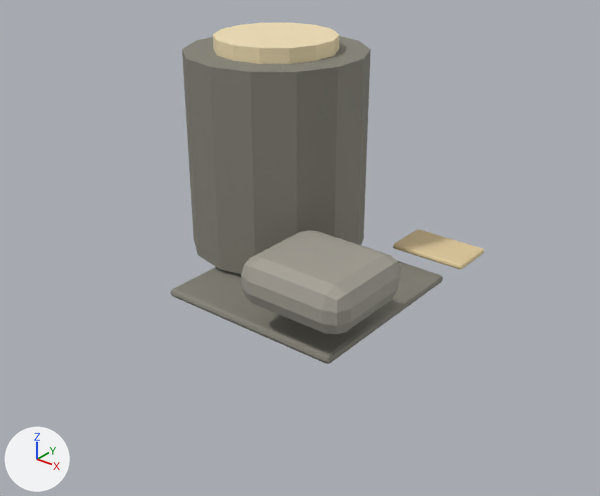
What one commit did to the glTF model game/assets/models/com_refinery.glb.
Rendered twice from a 50 mm camera at (2.18, -2.8, 1.96) aimed at (0.05, -0.13, 0.31). Lighting does not change. The marker at lower left points along +X, +Y and +Z. The picture after the commit comes second. Vertices at exactly the same position are counted once.

Script lines for the objects in view, before the commit:
```python
me_cube_037 = bpy.data.meshes.new('Cube.037')
me_cube_037.from_pydata(...)  # 204 vertices, 388 faces; spans x -0.839..0.575, y -0.55..0.745, z 0.02..1.15
# faces by material slot: [144, 108, 52, 84]
me_cube_037.materials.append(mat_olived_0_0)  # grey #89867c
me_cube_037.materials.append(mat_olive_0_0)  # grey #a8a499
me_cube_037.materials.append(mat_fhi_0_0)  # beige #f6e5bc
me_cube_037.materials.append(mat_ferrite_0_0)  # beige #e6d0a2
ob_com_refinery = bpy.data.objects.new('com_refinery', me_cube_037)
ob_com_refinery.location = (0.0, 0.0, 0.0)
```
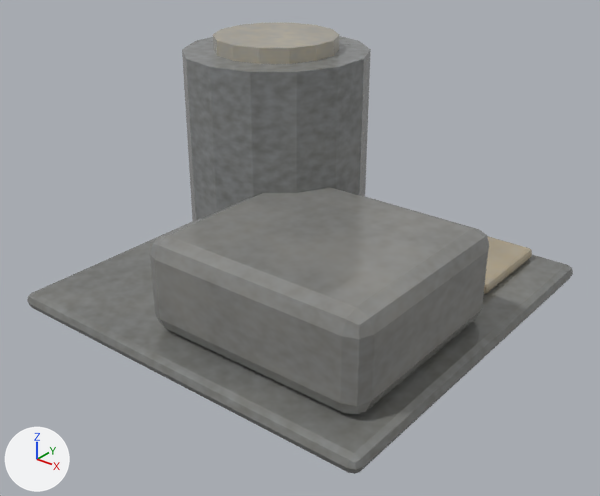
What differs and where, as boxes (x1, y1, x2, y2) in the pictures (600 x 496 px):
'com_refinery', reshaped (74% wider, 32% taller)
    before: (171, 23, 484, 364)
    after: (27, 23, 573, 474)
part 1 of me_cube_037, added
    after: (27, 221, 573, 474)
part 2 of me_cube_037, added
    after: (150, 187, 489, 414)
part 3 of me_cube_037, added (beige)
    after: (484, 236, 532, 294)
part 4 of me_cube_037, deleted
    before: (241, 230, 401, 334)
part 5 of me_cube_037, deleted
    before: (171, 261, 443, 364)
part 6 of me_cube_037, deleted (beige)
    before: (393, 229, 484, 269)
part 7 of me_cube_037, edited (looks the same)
    both: (182, 36, 371, 222)
part 8 of me_cube_037, recoloured (beige to grey)
    both: (213, 23, 339, 64)

The change, as a list of edits to the scene's bpy script:
```text
Add img_com_refinery_rough:
    img_com_refinery_rough = load_image('com_refinery_rough', '_unpacked/com_refinery_rough', 1024, 1024, 'Non-Color')
Add img_com_refinery_diff:
    img_com_refinery_diff = load_image('com_refinery_diff', '_unpacked/com_refinery_diff', 1024, 1024, 'sRGB')
Add mat_com_refinery_baked:
    mat_com_refinery_baked = bpy.data.materials.new('com_refinery_baked')
    # uses the picture img_com_refinery_diff
    # uses the picture img_com_refinery_rough
Change me_cube_037:
    used by ob_com_refinery; location = (0.0, 0.0, 0.0)
    remove me_cube_037.from_pydata(...)  # 204 vertices, 388 faces; spans x -0.839..0.575, y -0.55..0.745, z 0.02..1.15
    remove me_cube_037.materials.append(mat_olive_0_0)  # grey #a8a499
    remove me_cube_037.materials.append(mat_ferrite_0_0)  # beige #e6d0a2
    add me_cube_037.from_pydata(...)  # 224 vertices, 428 faces; spans x -0.95..0.95, y -0.95..0.95, z 0.0..1.15
    me_cube_037 part 1: a new loose piece of 56 vertices spanning x -0.95..0.95, y -0.95..0.95, z 0.0..0.08, in mat_com_refinery_baked
    me_cube_037 part 2: a new loose piece of 56 vertices spanning x -0.25..0.85, y -0.8..0.2, z 0.08..0.52, in mat_com_refinery_baked
    me_cube_037 part 3: a new loose piece of 56 vertices spanning x -0.05..0.75, y 0.37..0.87, z 0.08..0.14, in mat_com_refinery_baked
    me_cube_037 part 4: the loose piece of 56 vertices spanning x 0.025..0.575, y -0.55..-0.05, z 0.19..0.41 is deleted
    me_cube_037 part 5: the loose piece of 48 vertices spanning x -0.475..0.475, y -0.475..0.475, z 0.02..0.06 is deleted
    me_cube_037 part 6: the loose piece of 44 vertices spanning x 0.15..0.55, y 0.495..0.745, z 0.095..0.125 is deleted
    me_cube_037 part 7: 52 faces spanning x -0.839..0.039, y -0.2..0.7, z 0.08..1.08 switch from mat_olived_0_0 (grey #89867c) to mat_com_refinery_baked
    me_cube_037 part 8: 52 faces spanning x -0.692..-0.108, y -0.05..0.55, z 1.05..1.15 switch from mat_fhi_0_0 (beige #f6e5bc) to mat_com_refinery_baked
```
